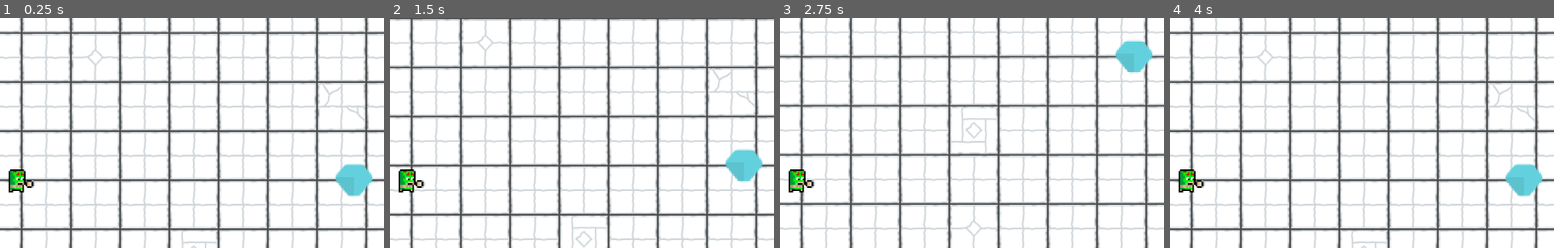
Above: before the commit, frames 1-4 (left to right).
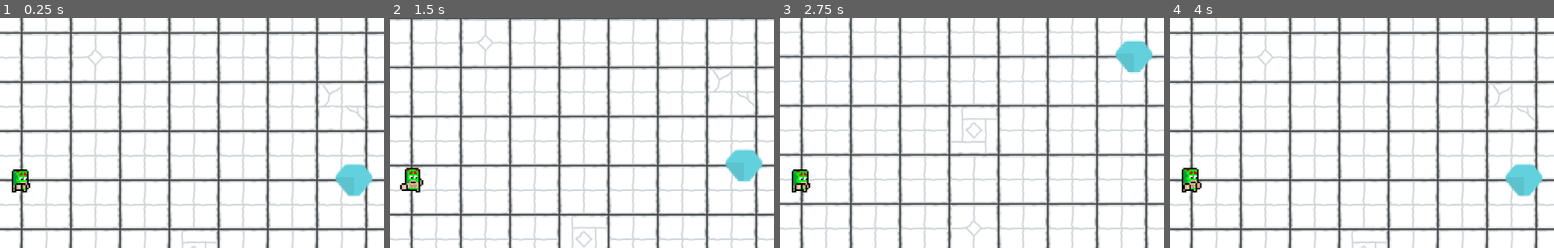
Above: after the commit, the same moments.

Repository: eduard-sukharev/UntitledGoshaGame
Game: Godot game, scene res://Scenes/Map1.tscn
Same seed, same stepped clock (60 frames per second), same inputs: the game is played once before the commit and once after it.
Inputs:
- Up to frame 1 (0.25 s): no input
- Up to frame 2 (1.5 s): tap Enter at 0.5 s; hold Right (ui_right) 0.53-1.28 s; hold Space (ui_select) 0.53-1.28 s; hold Down (ui_down) from 1.28 s (still down); tap Space (ui_select) at 1.35 s
- Up to frame 3 (2.75 s): tap Space (ui_select) at 1.52, 1.82 s; release Down (ui_down) at 2.03 s; hold Right (ui_right) from 2.03 s (still down); hold Space (ui_select) from 2.03 s (still down)
- Up to frame 4 (4 s): tap Enter at 2.75 s; release Right (ui_right) at 2.78 s; release Space (ui_select) at 2.78 s; hold Up (ui_up) 2.78-3.53 s; tap Space (ui_select) at 2.85, 3.02, 3.32 s; hold Left (ui_left) from 3.53 s (still down); hold Space (ui_select) from 3.53 s (still down)
The pictures show only the part of the screen within x 46-96%, y 15-65%; the shares and areas given below are measured in that part.

The runs differ from the first frame. In frame 1, 0.5% of the frame differs, in the area x 2-9%, y 65-77%; in frame 2, 0.6%, in the area x 2-9%, y 64-77%; in frame 3, 0.5%; in frame 4, 0.6%.

Commit message:
Movement and idle animation

Diff:
--- a/Scripts/GrabAreaShape.gd
+++ b/Scripts/GrabAreaShape.gd
@@ -1,26 +1,9 @@
 extends Area2D
 
-
-var dir: String = 'E'
-
 func _input(event):
-	dir = ''
-	if Input.is_action_pressed("ui_down"):
-		dir = 'S'
-	elif Input.is_action_pressed("ui_up"):
-		dir = 'N'
-
-	if Input.is_action_pressed("ui_right"):
-		dir += 'E'
-	elif Input.is_action_pressed("ui_left"):
-		dir += 'W'
-
-	if dir == '':
-		dir = 'E'
-
 	# Enable grabing area only when grab button pressed
 	if Input.is_action_just_pressed("ui_select"):
-		get_node(dir).disabled = false
+		get_node(get_parent().dir).disabled = false
 	if Input.is_action_just_released("ui_select"):
 		for shape in get_children():
 			shape.disabled = true
--- a/Scripts/Player.gd
+++ b/Scripts/Player.gd
@@ -2,5 +2,29 @@
 
 class_name Player
 
+var dir: String = 'E'
+
+func _process(delta):
+	if $Behaviors/Movable.is_moving:
+		$AnimatedSprite.play('walk_' + dir)
+	else:
+		$AnimatedSprite.play('idle')
+
+
 func _physics_process(delta):
 	$Behaviors/Movable.move(self, delta)
+
+func _input(event):
+	dir = ''
+	if Input.is_action_pressed("ui_down"):
+		dir = 'S'
+	elif Input.is_action_pressed("ui_up"):
+		dir = 'N'
+
+	if Input.is_action_pressed("ui_right"):
+		dir += 'E'
+	elif Input.is_action_pressed("ui_left"):
+		dir += 'W'
+
+	if dir == '':
+		dir = 'E'
--- a/Scripts/PlayerMovement.gd
+++ b/Scripts/PlayerMovement.gd
@@ -6,6 +6,8 @@
 export var speed = 350
 export var friction = 0.15
 export var acceleration = 0.1
+var is_moving: bool = false
+const VELOCITY_THRESHOLD = 0.1
 
 func move(subject: KinematicBody2D, delta: float):
 	var input = Vector2.ZERO
@@ -15,7 +17,10 @@
 
 	if input.length() > 0:
 		velocity = lerp(velocity, input.normalized() * speed, acceleration)
+		is_moving = true
 	else:
 		velocity = lerp(velocity, Vector2.ZERO, friction)
+		is_moving = false
 
-	subject.move_and_slide(velocity)
+	if velocity.length() >= VELOCITY_THRESHOLD:
+		subject.move_and_slide(velocity)
